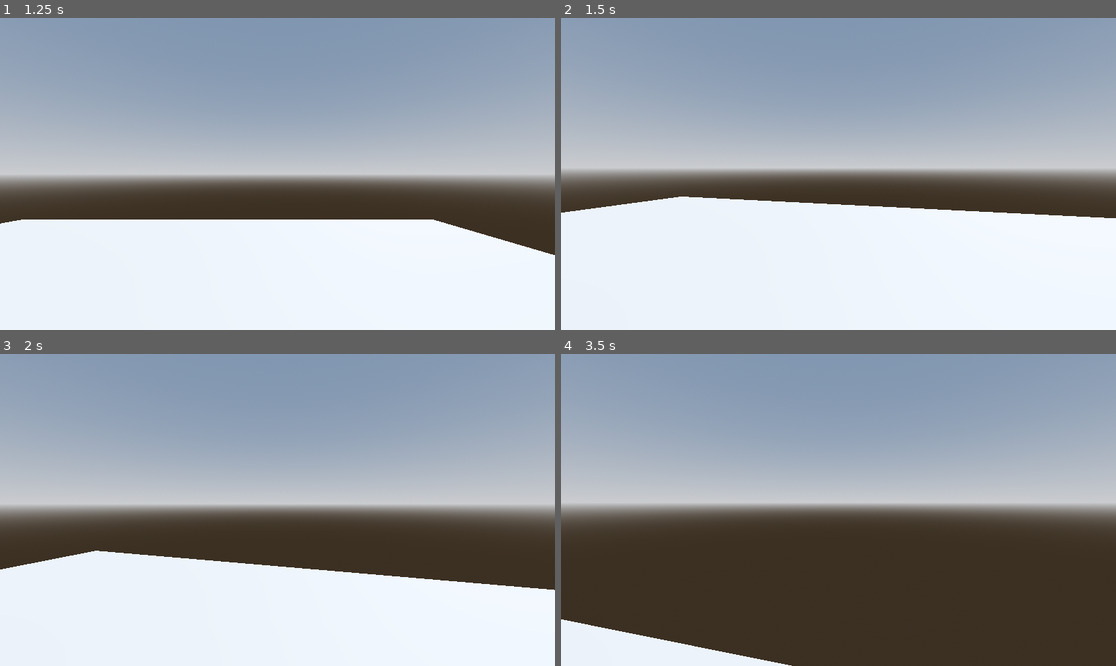
Above: before the commit, frames 1-4 (two rows, left to right).
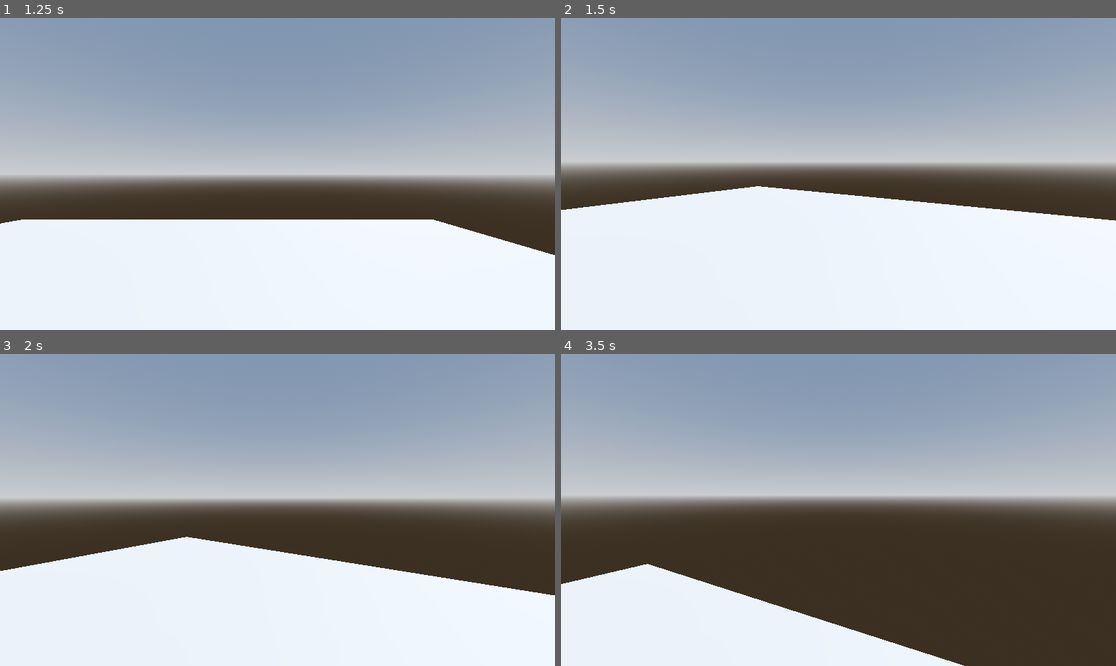
Above: after the commit, the same moments.

Repository: SolidSoups/MASQUERADE
Game: Godot game, scene res://PrototypeLevel.tscn
Same seed, same stepped clock (60 frames per second), same inputs: the game is played once before the commit and once after it.
Inputs (mouse positions are in pixels of both pictures, inside the frame that each line leads up to):
- Up to frame 1 (1.25 s): tap Enter (ui_accept) at 0.5, 0.77 s; move the mouse to (399, 158) at 0.52 s; hold D (move_right) from 0.53 s (still down); click (399, 158) at 0.67 s
- Up to frame 2 (1.5 s): move the mouse to (810, 174) at 1.27 s; release D (move_right) at 1.28 s; hold W (move_up) from 1.28 s (still down); click (810, 174) at 1.42 s
- Up to frame 3 (2 s): keep holding W (move_up); tap Enter (ui_accept) at 1.52 s
- Up to frame 4 (3.5 s): keep holding W (move_up); move the mouse to (849, 503) at 2.02 s; click (849, 503) at 2.17 s; move the mouse to (832, 516) at 2.77 s; click (832, 516) at 2.92 s; tap Enter (ui_accept) at 3.02 s

Frame 1 is identical in both runs. In frame 2, 7.1% of the frame differs, in the area x 0-100%, y 46-66%; in frame 3, 7.9%; in frame 4, 17%, in the area x 0-100%, y 45-100%.

Commit message:
feat: character controller

Diff:
--- a/aim_look.gd
+++ b/aim_look.gd
@@ -40,7 +40,8 @@
 
 #Handles the aim look with the mouse
 func aim_look(event: InputEventMouseMotion)->void:
-	var motion: Vector2 = event.relative
+	var viewport_transform: Transform2D = get_tree().root.get_final_transform()
+	var motion: Vector2 = event.xformed_by(viewport_transform).relative
 	var degrees_per_unit: float = 0.001
 
 	motion *= mouse_sensitivity
--- a/character_controller.tscn
+++ b/character_controller.tscn
@@ -1,12 +1,12 @@
 [gd_scene format=3 uid="uid://cm5awkkrg7qsm"]
 
-[ext_resource type="Script" uid="uid://c30q4ymw57l5m" path="res://character_body_3d.gd" id="1_iwpo4"]
+[ext_resource type="Script" uid="uid://c30q4ymw57l5m" path="res://character_move.gd" id="1_vcr71"]
 [ext_resource type="Script" uid="uid://ho81alkh6rqh" path="res://aim_look.gd" id="2_vcr71"]
 
 [sub_resource type="CapsuleShape3D" id="CapsuleShape3D_m61q5"]
 
 [node name="CharacterController" type="CharacterBody3D" unique_id=1868302625]
-script = ExtResource("1_iwpo4")
+script = ExtResource("1_vcr71")
 
 [node name="CollisionShape3D" type="CollisionShape3D" parent="." unique_id=1769148338]
 shape = SubResource("CapsuleShape3D_m61q5")
@@ -22,3 +22,4 @@
 script = ExtResource("2_vcr71")
 character = NodePath("..")
 head = NodePath("../Head")
+mouse_sensitivity = 100
--- a/character_body_3d.gd
+++ b/character_move.gd
@@ -26,17 +26,3 @@
 		velocity.z = move_toward(velocity.z, 0, SPEED)
 
 	move_and_slide()
-
-var mouse_input: Vector2
-
-func _unhandled_input(event: InputEvent) -> void:
-	if event is InputEventMouseMotion:
-		var viewport_transform: Transform2D = get_tree().root.get_final_transform()
-		mouse_input += event.xformed_by(viewport_transform).relative
-
-
-func _process(delta: float) -> void:
-	# this is a function
-	print(mouse_input)
-
-	mouse_input = Vector2.ZERO
--- a/project.godot
+++ b/project.godot
@@ -14,6 +14,10 @@
 run/main_scene="uid://b1pj5vin0ysra"
 config/features=PackedStringArray("4.6", "Forward Plus")
 config/icon="res://icon.svg"
+
+[editor]
+
+movie_writer/fps=90
 
 [input]
 
Renamed: character_body_3d.gd.uid -> character_move.gd.uid
